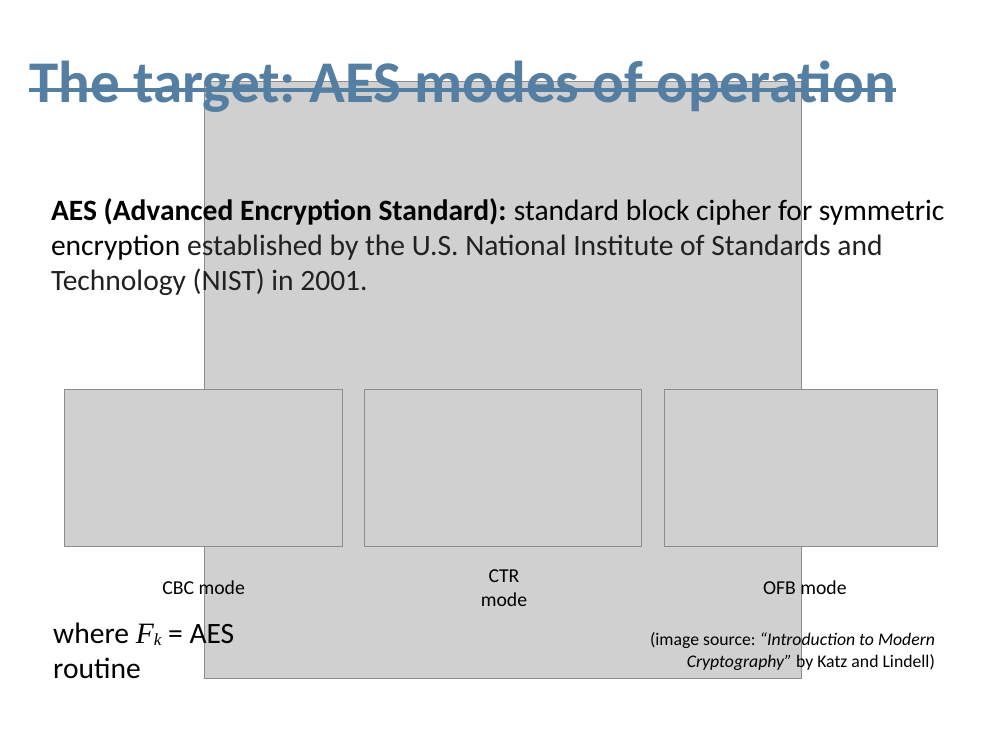
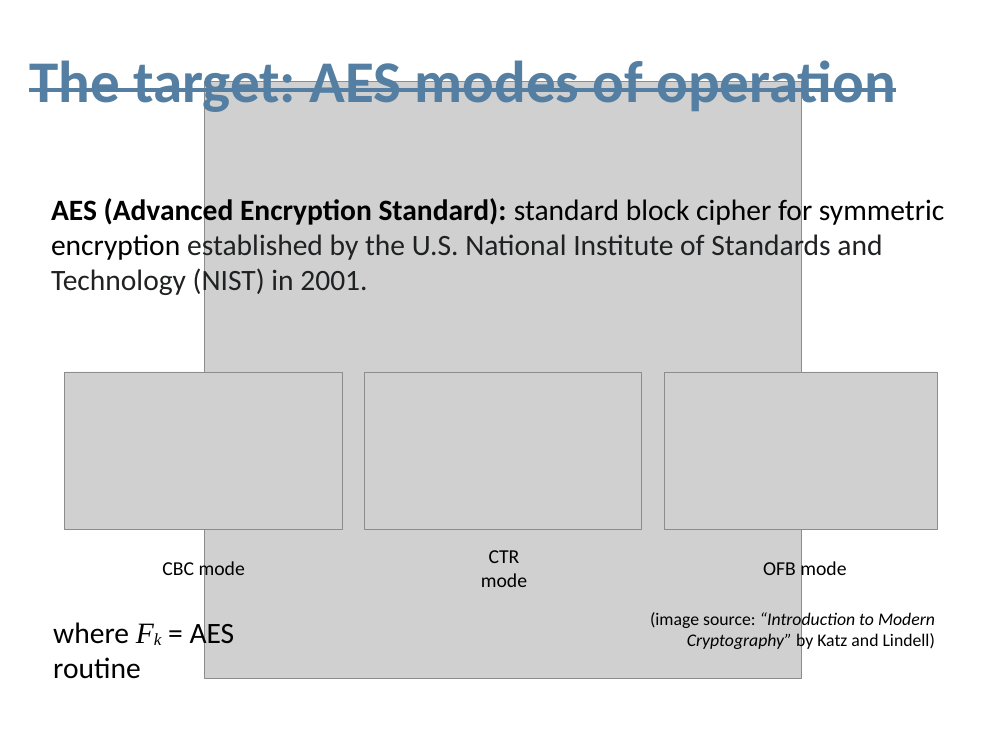
Before and after one commit to magdasolitro/msc-thesis, a slide deck: slide 6 of presentation_pp.ppt. Drawn at 1008x756 pixels with LibreOffice and Linux fonts; fonts in the diff are those of the drawing; grey boxes stand for pictures. Boxes give left, top, right and bottom in pixels: in the first picture for what was removed or moved away, otherwise in the second. Text is boxed around its words. In the diff, an @@ line names an element or a change of style, - is before the commit and + after.

```diff
--- a/presentation_pp.ppt
+++ b/presentation_pp.ppt
@@ 3 pictures: place and size @@
-3 pictures at box(65, 389, 937, 547)
+3 pictures at box(65, 372, 937, 530)
@@ 4 texts: place and size @@
-4 texts at box(162, 569, 935, 672)
+4 texts at box(162, 550, 935, 652)
```
Also in this commit, not shown: 6 other slides changed, 1 slide added, 1 other file.
